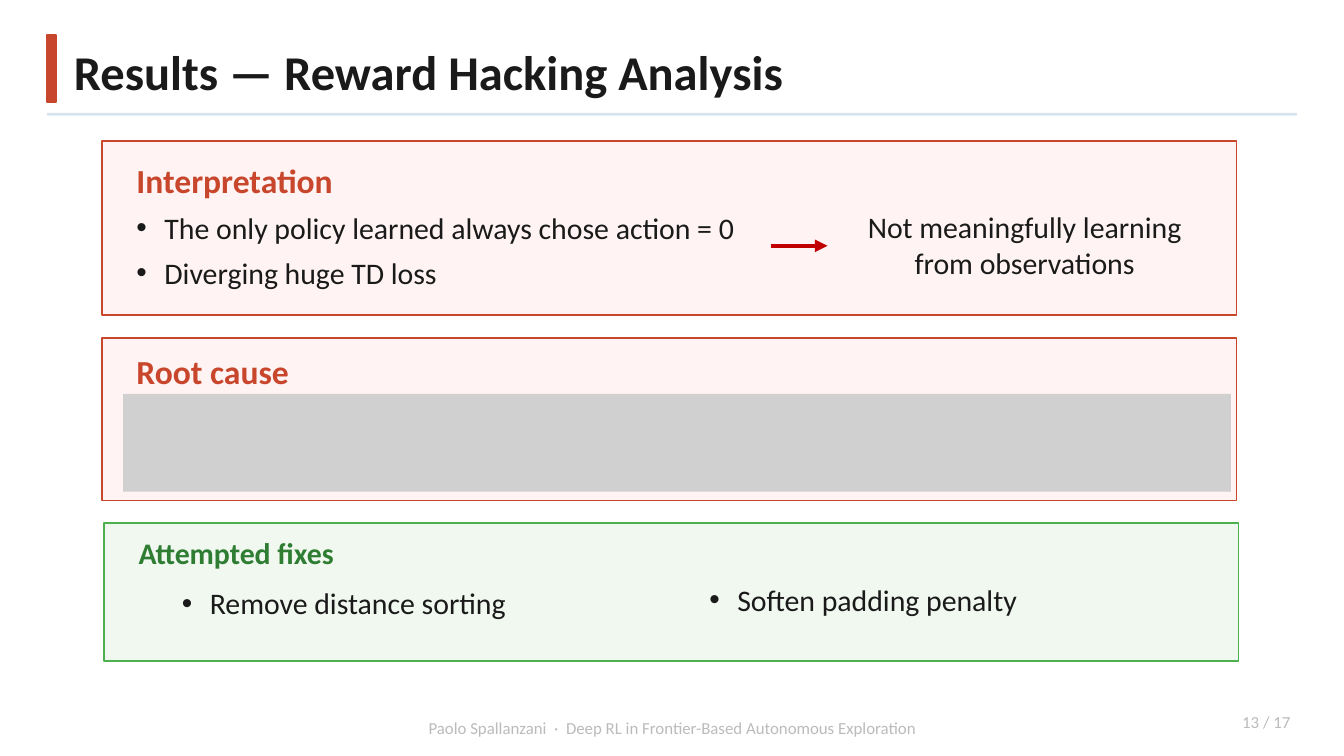
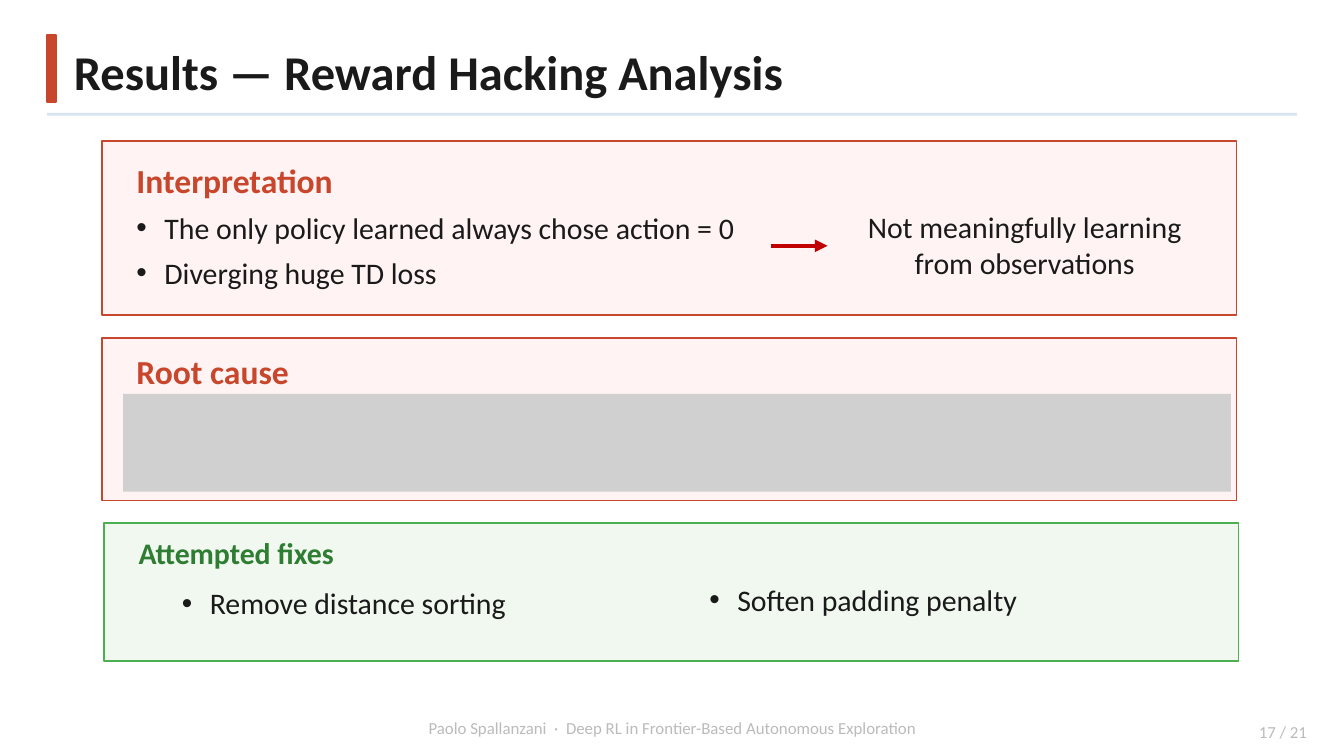
Before and after one commit to Paolo-Spall/presentazione_tesi_dae, a slide deck: slide 17 of paolo.spallanzani.pptx. Drawn at 1344x756 pixels with LibreOffice and Linux fonts; fonts in the diff are those of the drawing; grey boxes stand for pictures; background and template pictures are left out. Boxes give left, top, right and bottom in pixels: in the first picture for what was removed or moved away, otherwise in the second. Text is boxed around its words. In the diff, an @@ line names an element or a change of style, - is before the commit and + after.

```diff
--- a/paolo.spallanzani.pptx
+++ b/paolo.spallanzani.pptx
@@ text removed at box(1242, 717, 1290, 728) @@
-13 / 17
@@ page number added at box(1259, 727, 1307, 738), 9 pt, text #BBBBBB @@
+17 / 21
```
Also in this commit, not shown: 19 other slides changed, 1 other file.
